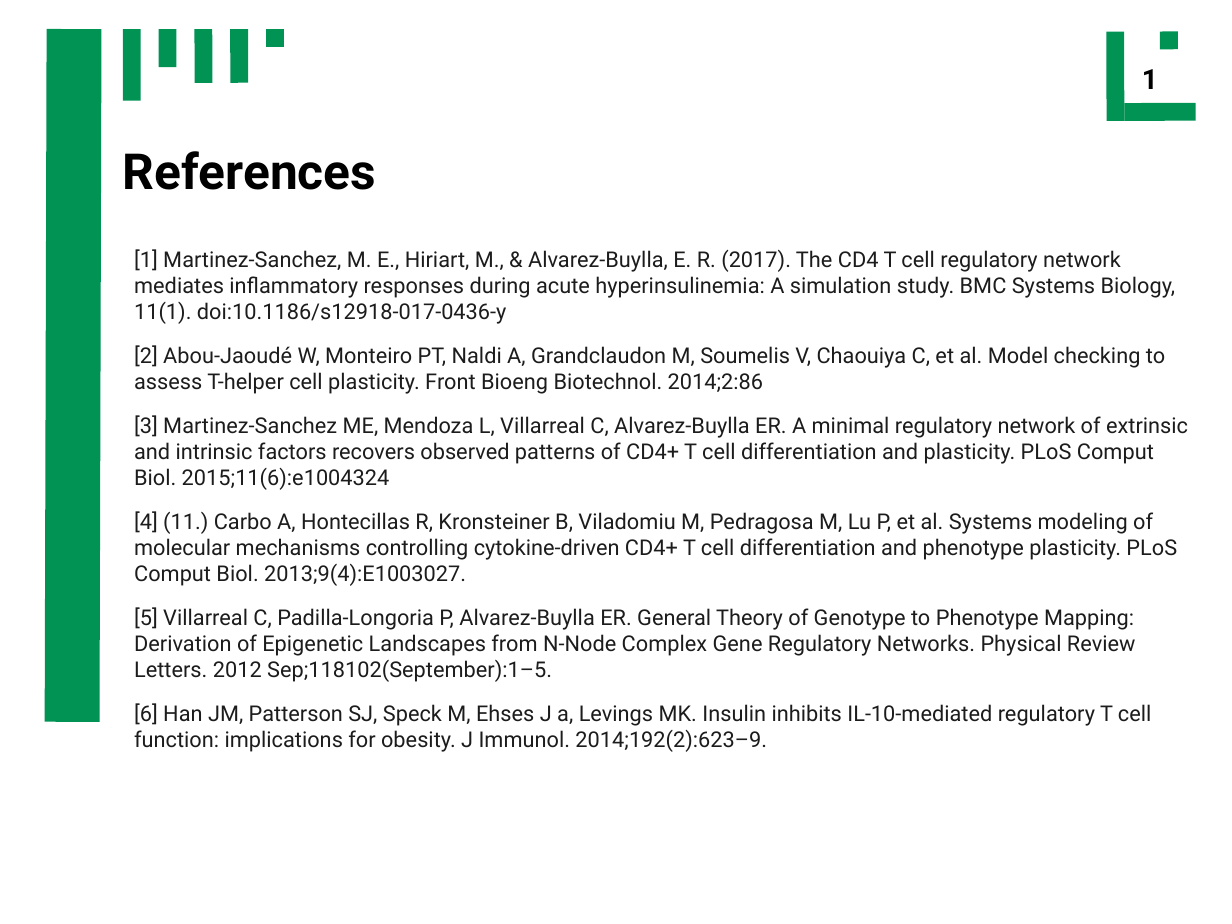
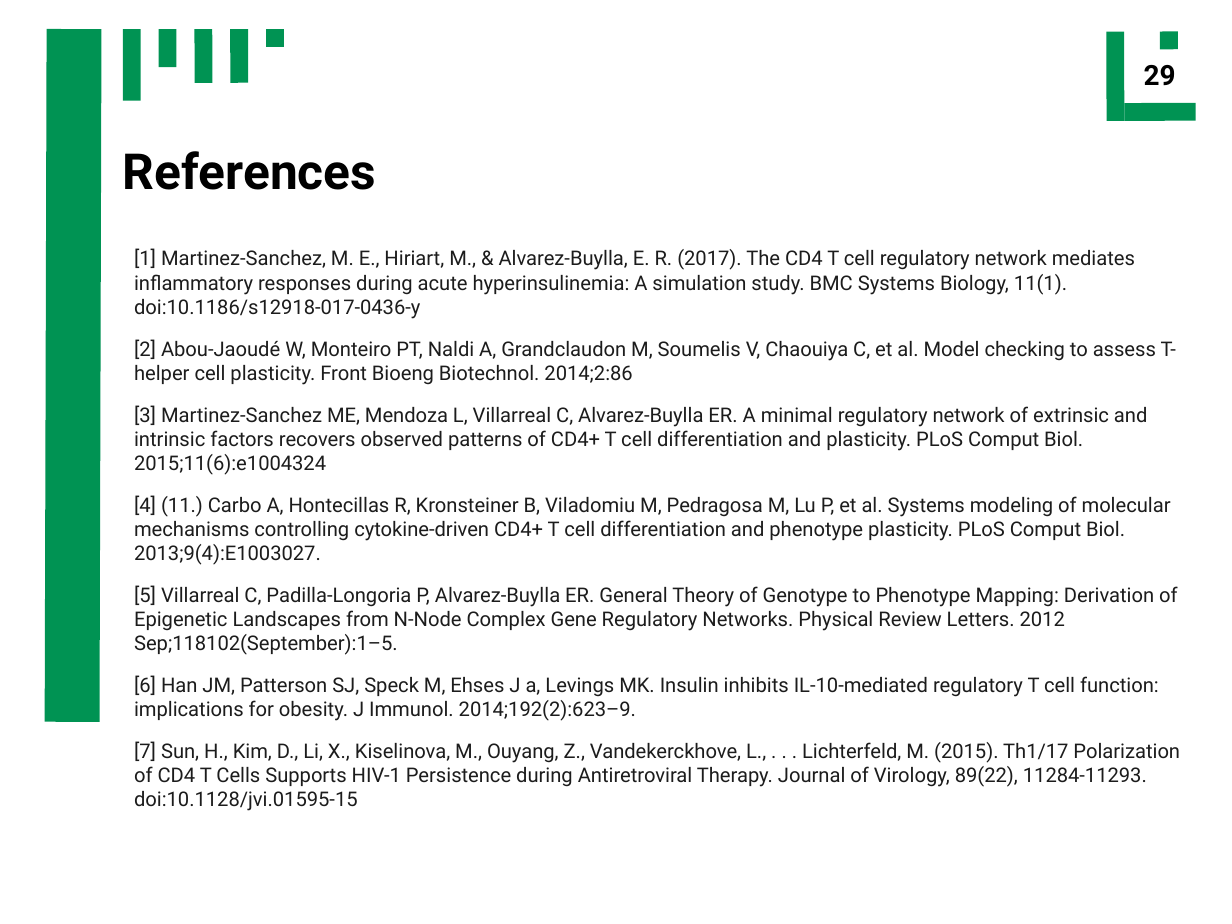
Before and after one commit to ch4perone/HaveFunWithSysBio, a slide deck: slide 29 of presentation.odp (slide 24 before the commit). Drawn at 1232x924 pixels with LibreOffice and Linux fonts; fonts in the diff are those of the drawing. Boxes give left, top, right and bottom in pixels: in the first picture for what was removed or moved away, otherwise in the second. Text is boxed around its words. In the diff, an @@ line names an element or a change of style, - is before the commit and + after.

```diff
--- a/presentation.odp
+++ b/presentation.odp
@@ text removed at (1142,69,1158,89) @@
-1
@@ page number added at (1144,65,1176,86), 18 pt, text #000000, bold @@
+29
@@ text at (134,248,1177,721): size 14 to 12.9 pt in "[1] Martinez-Sanchez, M. E., Hiriart, M., & ...", "[2] Abou-Jaoudé W, Monteiro PT, Naldi A, ...", "[3] Martinez-Sanchez ME, Mendoza L, Villarreal C, ...", "[4] (11.) Carbo A, Hontecillas R, Kronsteiner ..." and 2 more places @@
@@ text at (134,741,1180,811): paragraph added @@
+[7] Sun, H., Kim, D., Li, X., Kiselinova, M., Ouyang, Z., Vandekerckhove, L., . . . Lichterfeld, M. (2015). Th1/17 Polarization of CD4 T Cells Supports HIV-1 Persistence during Antiretroviral Therapy. Journal of Virology, 89(22), 11284-11293. doi:10.1128/jvi.01595-15
```
Also in this commit, not shown: 23 other slides changed, 9 slides added, 3 slides removed, 6 other files.
